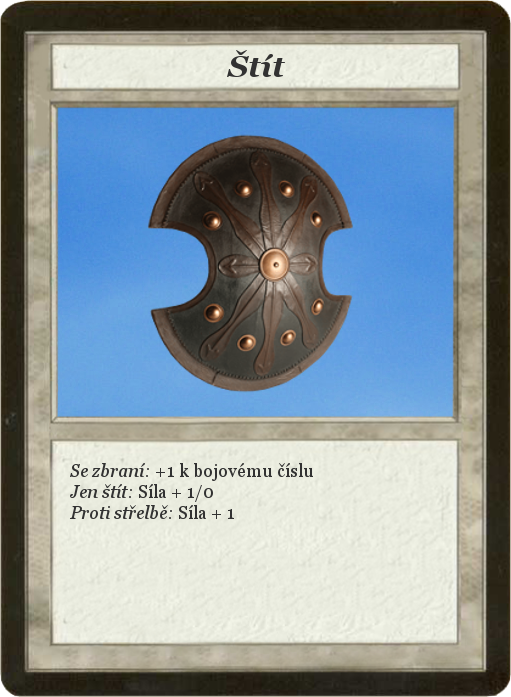
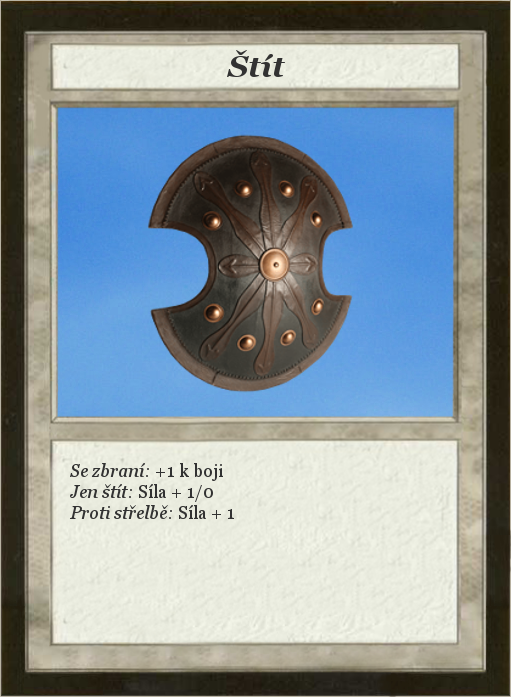
Revision of a layered 511 × 697 image; what changed, layer by layer:
renamed "Se zbraní: +1 k bojovému číslu..." to "Se zbraní: +1 k boji ...", painted on it over (219, 463, 313, 477)
painted on "Card" over (0, 0, 511, 697)
